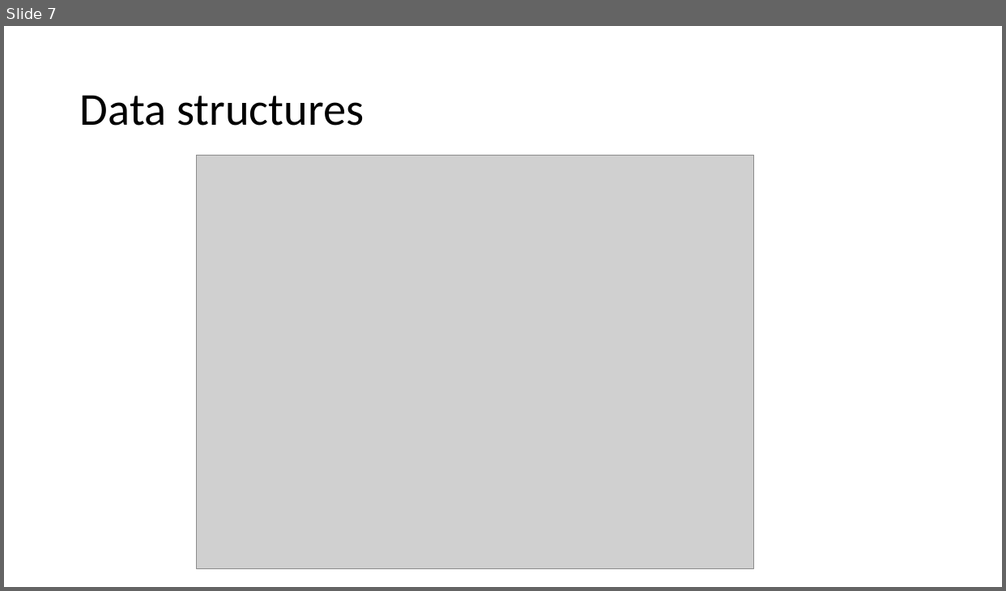
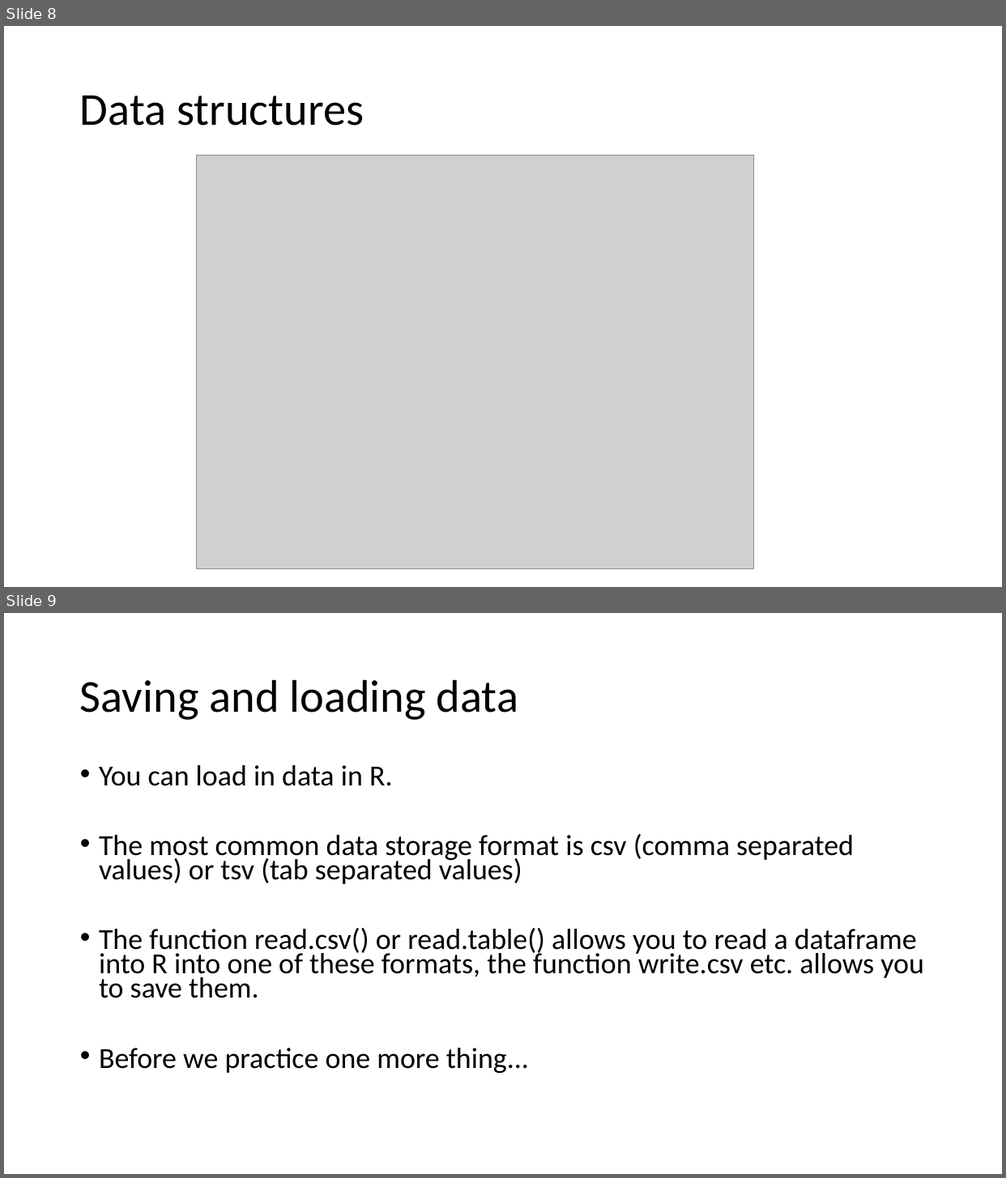
Before and after one commit to ajrtallman/StatisticsinLinguistics_FSU_2023_2024, a slide deck: 02_slides/Slides Statistics for Linguists 2023-10-25.odp. Shown one above the other, each under a label of ours: slide 7 before the commit, slides 8 and 9 after it. The pictures are 1006x591 and 1006x1178 pixels, drawn with LibreOffice and Linux fonts; fonts in the diff are those of the drawing; grey boxes stand for pictures. Boxes give left, top, right and bottom in pixels: in the first picture for what was removed or moved away, otherwise in the second. Text is boxed around its words. In the diff, an @@ line names an element or a change of style, - is before the commit and + after.

```diff
--- a/02_slides/Slides Statistics for Linguists 2023-10-25.odp
+++ b/02_slides/Slides Statistics for Linguists 2023-10-25.odp
@@ slide 9 added at (x1=4, y1=613, x2=1002, y2=1174), background #FFFFFF @@
@@ title added at (x1=80, y1=679, x2=518, y2=720), 44 pt, text #000000 @@
+Saving and loading data
@@ text added at (x1=99, y1=765, x2=924, y2=1073), 28 pt, text #000000 @@
+• You can load in data in R.
+• The most common data storage format is csv (comma separated values) or tsv (tab separated values)
+• The function read.csv() or read.table() allows you to read a dataframe into R into one of these formats, the function write.csv etc. allows you to save them.
+• Before we practice one more thing...
@@ what was slide 7 is now slide 8 @@
```
Also in this commit, not shown: 2 slides changed, 3 other slides added, 7 other files.
